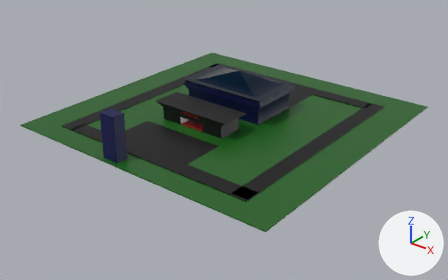
One commit to the Blender file citystart.blend: the scene before it, then after it.
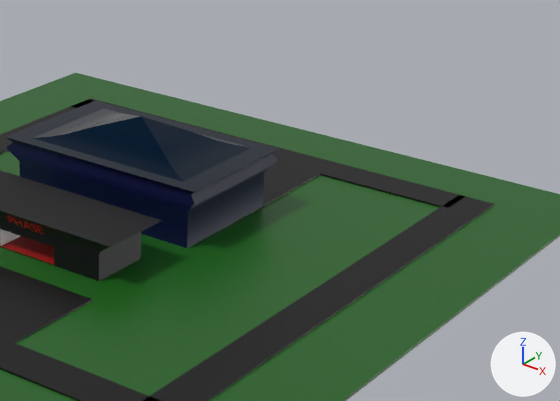
The first picture shows the older version from a 50 mm camera at (606.0, -776.0, 431.0) aimed at (11.0, -32.0, -30.0). The close-ups show both versions on the part from 40% to 92% of the width and 8% to 67% of the height of that picture; other places that the commit changed are outside them. Lighting does not change. The marker at lower right points along +X, +Y and +Z.

Objects in the first close-up: 'Base', 'Supermarket', 'bank', 'parking lot', 'parking lot.001', 'road with intersections'.
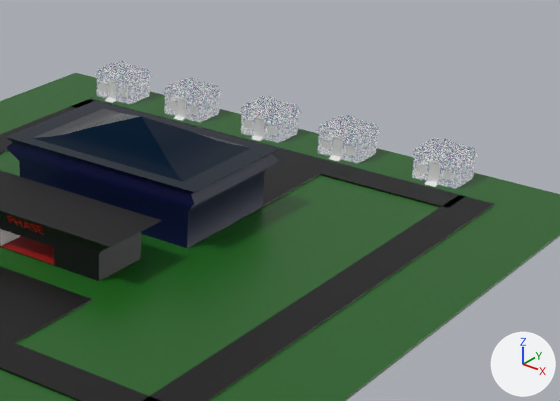
Diff of the bpy script that builds the scene:
```diff
--- a/citystart.blend.py
+++ b/citystart.blend.py
@@ mat_material_016 @@
+mat_material_016 = bpy.data.materials.new('Material.016')
+# nodes: Emission, Mapping, OutputMaterial, TexBrick, TexCoord
+# colours: white #e6e7dc, dark cyan #3e737c, purple #731a81
@@ ob_cube_050 @@
+ob_cube_050 = bpy.data.objects.new('Cube.050', me_cube_055)  # 20 vertices, 17 faces; spans x 0.381..0.847, y -1.015..-1.0, z -0.373..0.373
+ob_cube_050.location = (136.0, 224.9, 10.1)
+ob_cube_050.scale = (18.6, 14.0, 9.2)
@@ ob_cube_047 @@
+ob_cube_047 = bpy.data.objects.new('Cube.047', me_cube_052)  # 24 vertices, 21 faces; spans x -0.845..-0.379, y -1.015..-1.0, z -0.373..0.373
+ob_cube_047.location = (136.0, 224.9, 10.1)
+ob_cube_047.scale = (18.6, 14.0, 9.2)
@@ ob_cube_046 @@
+ob_cube_046 = bpy.data.objects.new('Cube.046', me_cube_051)  # 28 vertices, 26 faces; spans x -0.27..0.22, y -1.45..-1.0, z -1.0..0.83
+ob_cube_046.location = (136.0, 224.9, 10.1)
+ob_cube_046.scale = (18.6, 14.0, 9.2)
@@ ob_cube_045 @@
+ob_cube_045 = bpy.data.objects.new('Cube.045', me_cube_050)  # 48 vertices, 46 faces; spans x -1.12..1.12, y -1.12..1.12, z -1.0..2.36
+ob_cube_045.location = (136.0, 224.9, 10.1)
+ob_cube_045.scale = (18.6, 14.0, 9.2)
@@ ob_cube_039 @@
+ob_cube_039 = bpy.data.objects.new('Cube.039', me_cube_055.copy())
+ob_cube_039.location = (-174.7, 224.9, 10.1)
+ob_cube_039.scale = (18.6, 14.0, 9.2)
@@ ob_cube_036 @@
+ob_cube_036 = bpy.data.objects.new('Cube.036', me_cube_052.copy())
+ob_cube_036.location = (-174.7, 224.9, 10.1)
+ob_cube_036.scale = (18.6, 14.0, 9.2)
@@ ob_cube_035 @@
+ob_cube_035 = bpy.data.objects.new('Cube.035', me_cube_051.copy())
+ob_cube_035.location = (-174.7, 224.9, 10.1)
+ob_cube_035.scale = (18.6, 14.0, 9.2)
@@ ob_cube_034 @@
+ob_cube_034 = bpy.data.objects.new('Cube.034', me_cube_050.copy())
+ob_cube_034.location = (-174.7, 224.9, 10.1)
+ob_cube_034.scale = (18.6, 14.0, 9.2)
@@ ob_cube_028 @@
+ob_cube_028 = bpy.data.objects.new('Cube.028', me_cube_055.copy())
+ob_cube_028.location = (-100.2, 224.9, 10.1)
+ob_cube_028.scale = (18.6, 14.0, 9.2)
@@ ob_cube_025 @@
+ob_cube_025 = bpy.data.objects.new('Cube.025', me_cube_052.copy())
+ob_cube_025.location = (-100.2, 224.9, 10.1)
+ob_cube_025.scale = (18.6, 14.0, 9.2)
@@ ob_cube_024 @@
+ob_cube_024 = bpy.data.objects.new('Cube.024', me_cube_051.copy())
+ob_cube_024.location = (-100.2, 224.9, 10.1)
+ob_cube_024.scale = (18.6, 14.0, 9.2)
@@ ob_cube_023 @@
+ob_cube_023 = bpy.data.objects.new('Cube.023', me_cube_050.copy())
+ob_cube_023.location = (-100.2, 224.9, 10.1)
+ob_cube_023.scale = (18.6, 14.0, 9.2)
@@ ob_cube_016 @@
+ob_cube_016 = bpy.data.objects.new('Cube.016', me_cube_055.copy())
+ob_cube_016.location = (-21.8, 224.9, 10.1)
+ob_cube_016.scale = (18.6, 14.0, 9.2)
@@ ob_cube_013 @@
+ob_cube_013 = bpy.data.objects.new('Cube.013', me_cube_052.copy())
+ob_cube_013.location = (-21.8, 224.9, 10.1)
+ob_cube_013.scale = (18.6, 14.0, 9.2)
@@ ob_cube_012 @@
+ob_cube_012 = bpy.data.objects.new('Cube.012', me_cube_051.copy())
+ob_cube_012.location = (-21.8, 224.9, 10.1)
+ob_cube_012.scale = (18.6, 14.0, 9.2)
@@ ob_cube_011 @@
+ob_cube_011 = bpy.data.objects.new('Cube.011', me_cube_050.copy())
+ob_cube_011.location = (-21.8, 224.9, 10.1)
+ob_cube_011.scale = (18.6, 14.0, 9.2)
@@ ob_cube_005 @@
+ob_cube_005 = bpy.data.objects.new('Cube.005', me_cube_055.copy())
+ob_cube_005.location = (51.8, 224.9, 10.1)
+ob_cube_005.scale = (18.6, 14.0, 9.2)
@@ ob_cube_002 @@
+ob_cube_002 = bpy.data.objects.new('Cube.002', me_cube_052.copy())
+ob_cube_002.location = (51.8, 224.9, 10.1)
+ob_cube_002.scale = (18.6, 14.0, 9.2)
@@ ob_cube_001 @@
+ob_cube_001 = bpy.data.objects.new('Cube.001', me_cube_051.copy())
+ob_cube_001.location = (51.8, 224.9, 10.1)
+ob_cube_001.scale = (18.6, 14.0, 9.2)
@@ ob_cube @@
+ob_cube = bpy.data.objects.new('Cube', me_cube_050.copy())
+ob_cube.location = (51.8, 224.9, 10.1)
+ob_cube.scale = (18.6, 14.0, 9.2)
```

What differs and where, as boxes (x1, y1, x2, y2) in the close-ups (560 x 401 px):
'Cube.045', added
    after: (411, 138, 479, 189)
'Cube', added
    after: (316, 115, 381, 163)
'Cube.011', added
    after: (239, 96, 302, 143)
'Cube.023', added
    after: (162, 78, 223, 122)
'Cube.034', added
    after: (94, 61, 153, 104)
'Cube.046', added
    after: (425, 161, 441, 187)
'Cube.001', added
    after: (329, 137, 344, 161)
'Cube.012', added
    after: (251, 117, 265, 141)
'Cube.024', added
    after: (173, 98, 187, 121)
'Cube.035', added
    after: (105, 81, 117, 103)
'Cube.050', added
    after: (443, 170, 454, 181)
'Cube.047', added
    after: (416, 163, 427, 174)
'Cube.005', added
    after: (346, 145, 356, 156)
'Cube.002', added
    after: (321, 139, 331, 149)
'Cube.016', added
    after: (267, 125, 277, 136)
'Cube.013', added
    after: (244, 120, 253, 130)
'Cube.025', added
    after: (167, 100, 176, 110)
'Cube.028', added
    after: (189, 106, 198, 115)
'Cube.039', added
    after: (119, 88, 127, 97)
'Cube.036', added
    after: (99, 83, 107, 92)
